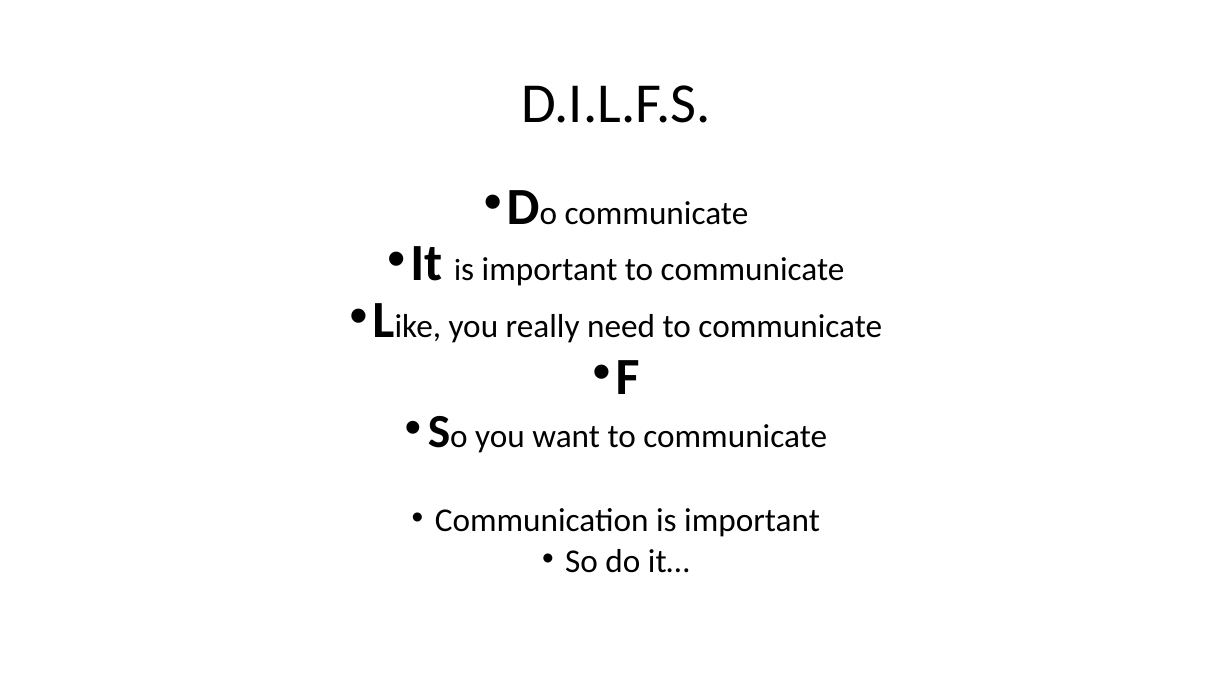
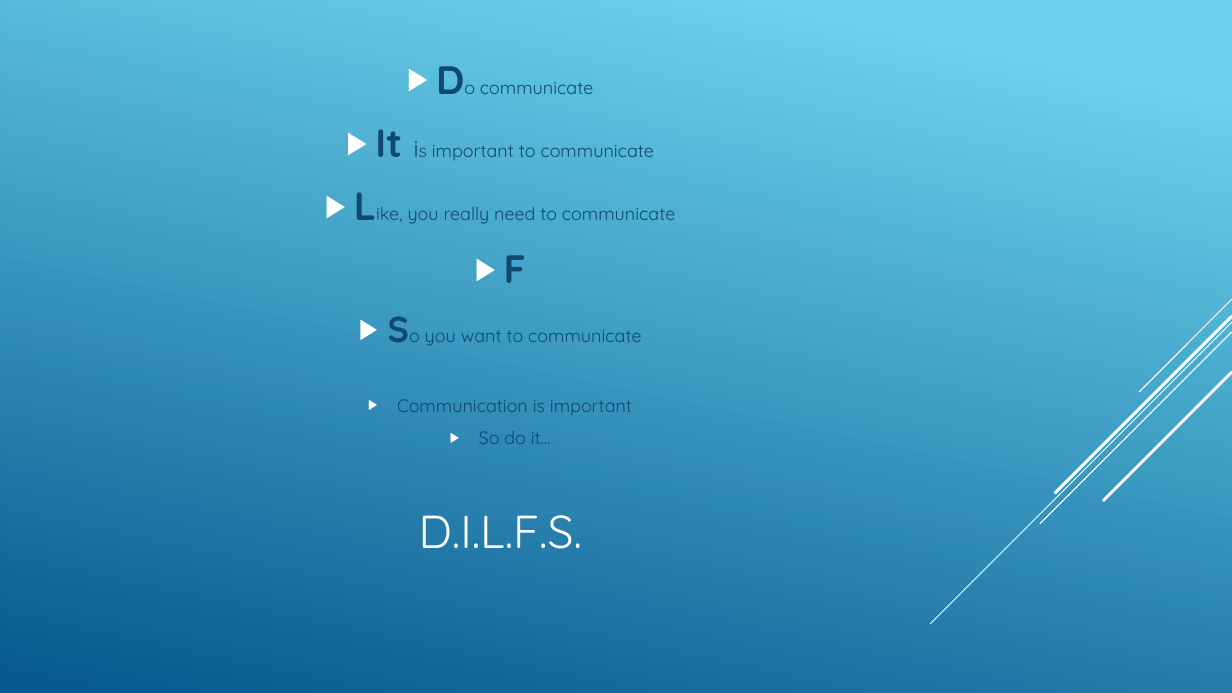
Before and after one commit to csmith1188/docpacs2122, a slide deck: slide 2 of docpac_mar18/Presentation.pptx. Drawn at 1232x693 pixels with LibreOffice and Linux fonts; fonts in the diff are those of the drawing. Boxes give left, top, right and bottom in pixels: in the first picture for what was removed or moved away, otherwise in the second. Text is boxed around its words. In the diff, an @@ line names an element or a change of style, - is before the commit and + after.

```diff
--- a/docpac_mar18/Presentation.pptx
+++ b/docpac_mar18/Presentation.pptx
@@ background #FFFFFF to gradient #6ED2EB to #06588E @@
@@ text "Do communicate": place and size @@
-text "Do communicate" at bbox=[410, 201, 882, 573]
+text "Do communicate" at bbox=[375, 82, 675, 444]
@@ text "Do communicate" at bbox=[375, 82, 675, 444]: size 40.7 to 30.8 pt in "Do", "It", "Like,", "F"; size 25.9 to 14 pt, font Calibri to Quicksand, text colour #000000 to #0F496F; size 24.1 to 18.2 pt in "is"; size 37 to 28 pt in "So"; bullet • to ▶; line spacing 0.7 to 1; less space between paragraphs; more space between paragraphs; vertical alignment top to middle @@
@@ group added at bbox=[931, 299, 1232, 624]: 5 lines @@
@@ title "D.I.L.F.S.": place and size @@
-title "D.I.L.F.S." at bbox=[521, 85, 710, 123]
+title "D.I.L.F.S." at bbox=[419, 515, 582, 549]
@@ title "D.I.L.F.S." at bbox=[419, 515, 582, 549]: size 44 to 36 pt, font Calibri to Quicksand, text colour #000000 to #FFFFFF; line spacing 0.9 to 1 @@
```
Also in this commit, not shown: 11 other slides changed, 1 slide added, 1 slide removed.
